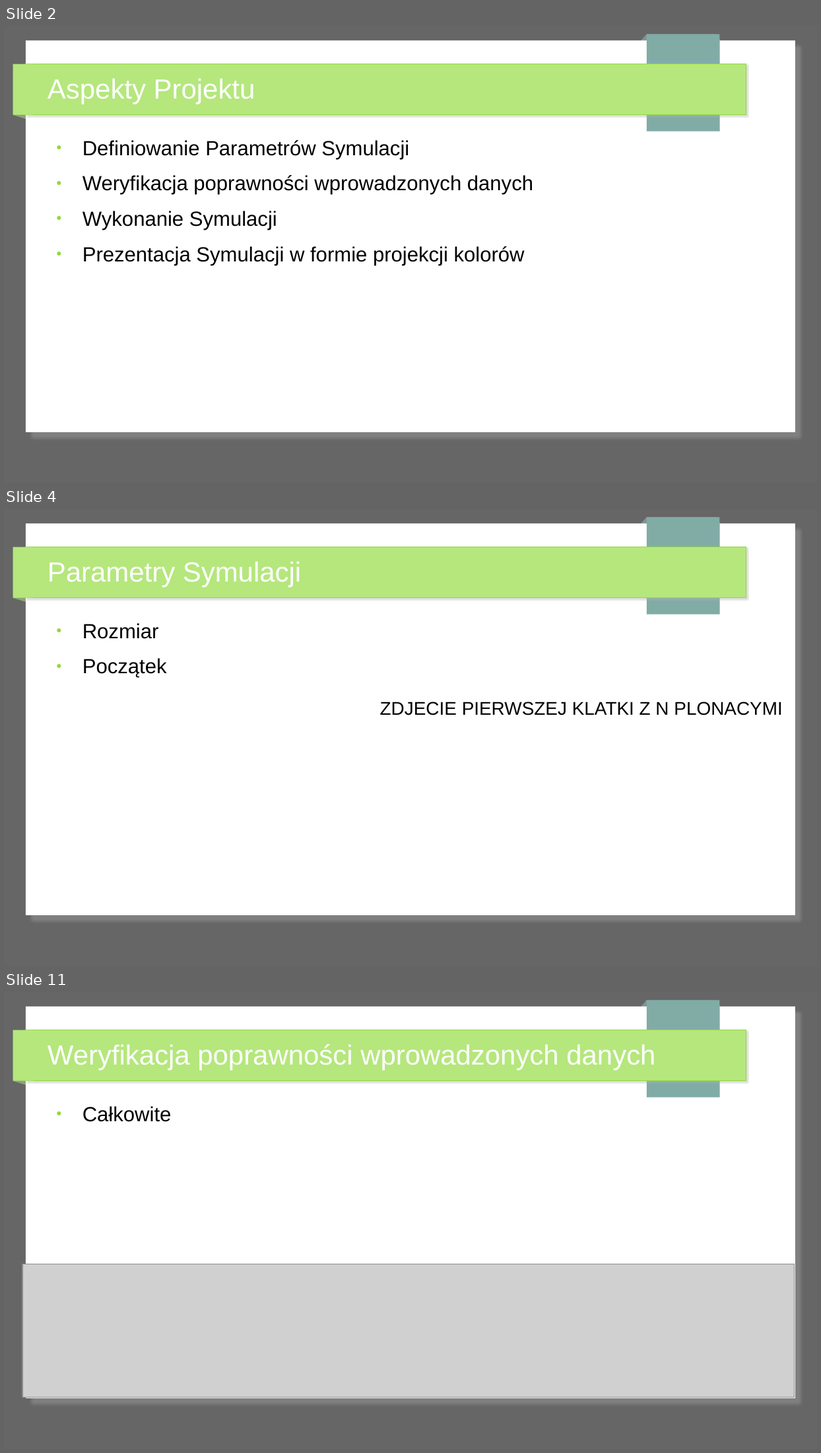
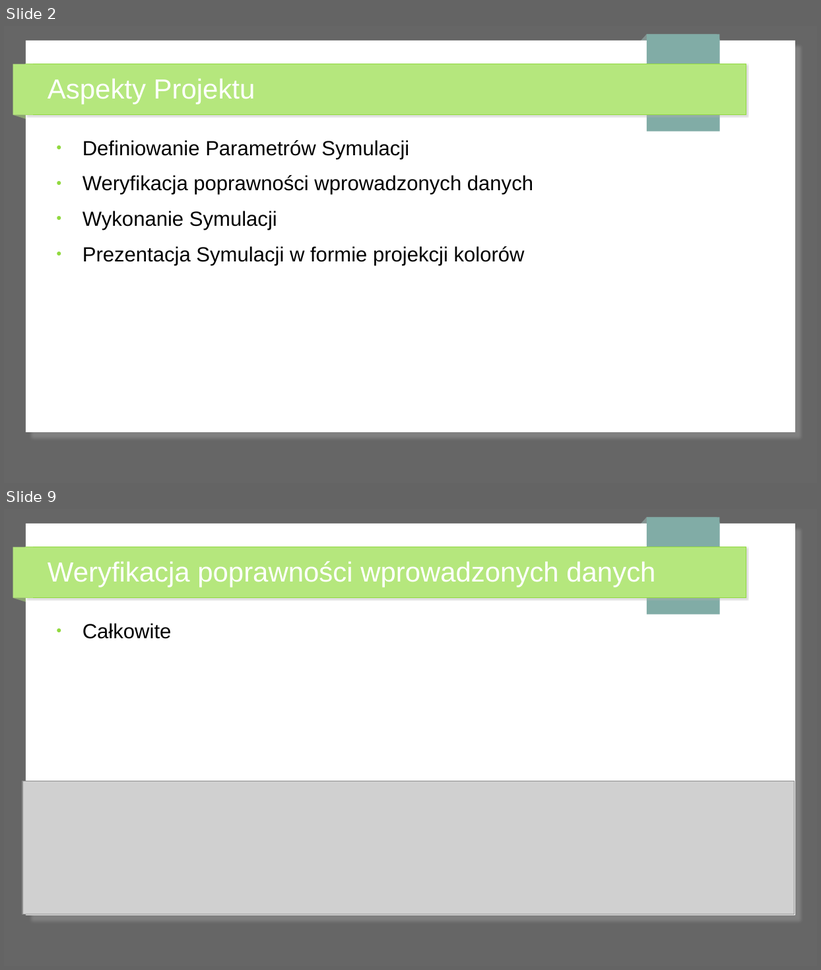
Before and after one commit to Kac-S/symulacja_pozaru_lasu, a slide deck: prezentacja_las.odp. Shown one above the other, each under a label of ours: slides 2, 4 and 11 before the commit, slides 2 and 9 after it; the slides between them are not shown. The pictures are 821x1453 and 821x970 pixels, drawn with LibreOffice and Linux fonts; fonts in the diff are those of the drawing; grey boxes stand for pictures. Boxes give left, top, right and bottom in pixels: in the first picture for what was removed or moved away, otherwise in the second. Text is boxed around its words. In the diff, an @@ line names an element or a change of style, - is before the commit and + after.

```diff
--- a/prezentacja_las.odp
+++ b/prezentacja_las.odp
@@ slide 4 removed at (4,509,817,966), background #666666; not listed: 7 template elements that a slide beside it also shows @@
@@ title removed at (48,561,301,587) @@
-Parametry Symulacji
@@ text removed at (83,623,167,678) @@
-● Rozmiar
-● Początek
@@ text removed at (380,702,782,716) @@
-ZDJECIE PIERWSZEJ KLATKI Z N PLONACYMI
@@ what was slide 11 is now slide 9 @@
```
Also in this commit, not shown: 7 slides changed, 2 other slides removed, 3 other files.
